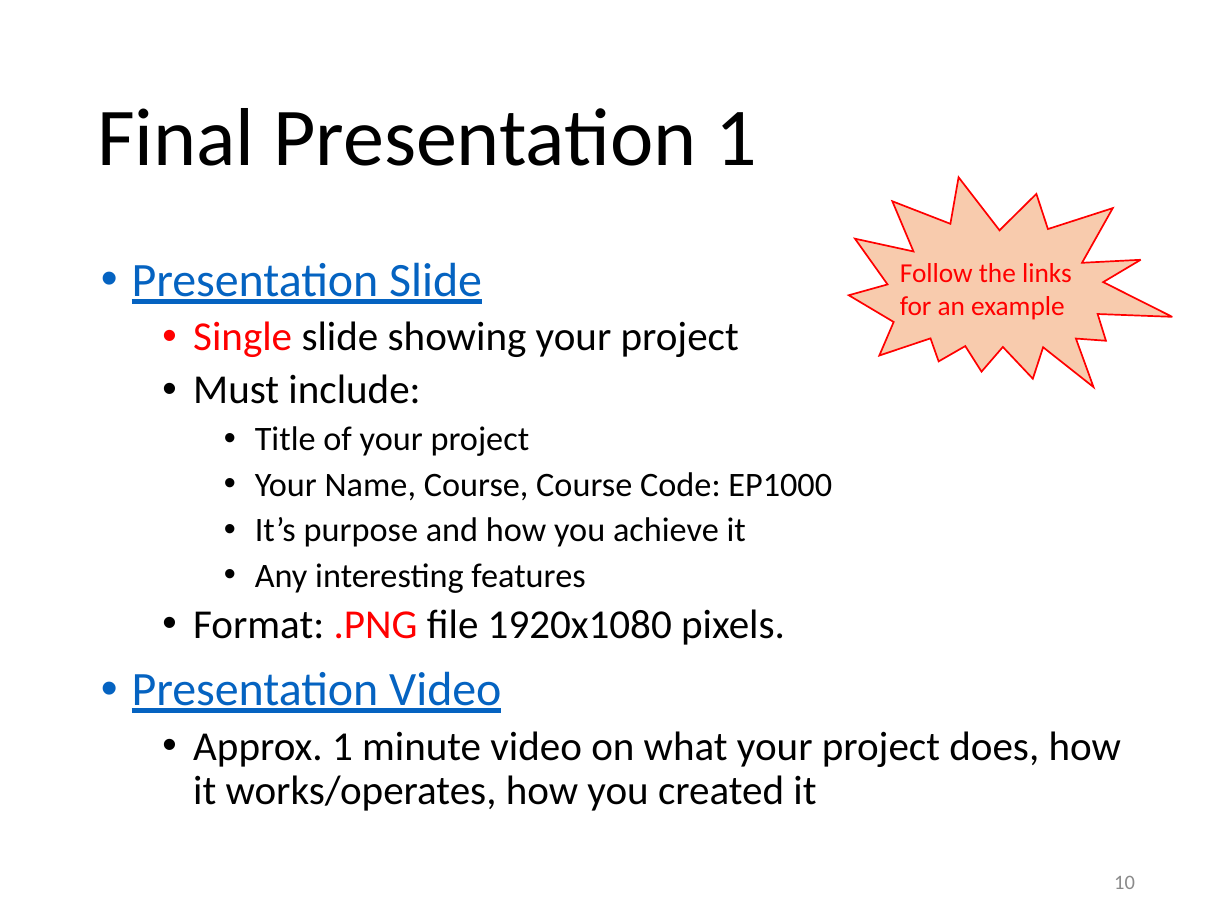
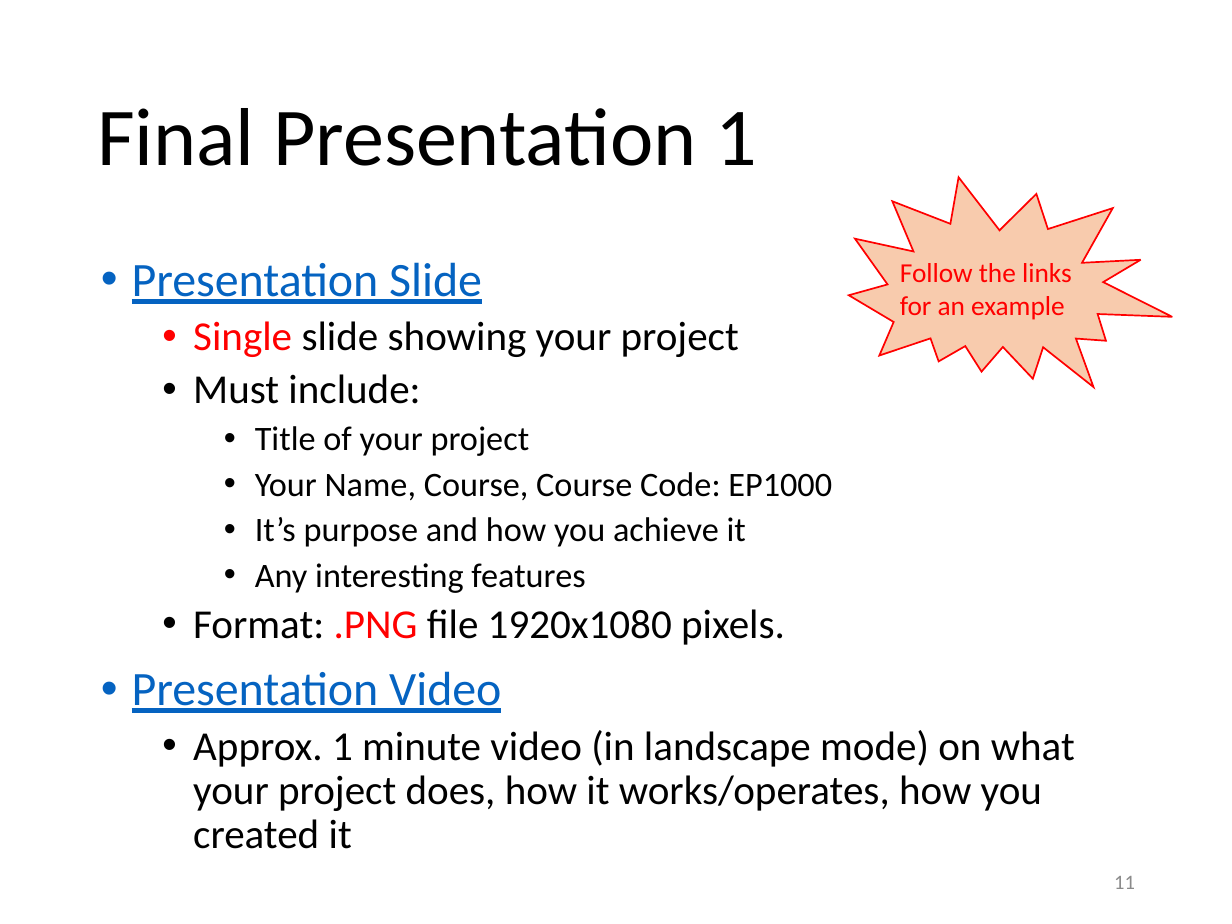
Before and after one commit to RDorville/digfab, a slide deck: slide 11 of presentations/ep1000_finalpresentation/ep1000_finalpresentation.pptx (slide 10 before the commit). Drawn at 1232x924 pixels with LibreOffice and Linux fonts; fonts in the diff are those of the drawing; background and template pictures are left out. Boxes give left, top, right and bottom in pixels: in the first picture for what was removed or moved away, otherwise in the second. Text is boxed around its words. In the diff, an @@ line names an element or a change of style, - is before the commit and + after.

```diff
--- a/presentations/ep1000_finalpresentation/ep1000_finalpresentation.pptx
+++ b/presentations/ep1000_finalpresentation/ep1000_finalpresentation.pptx
@@ text at [193, 730, 1075, 849]: text changed @@
-  • Approx. 1 minute video on what your project does, how it works/operates, how you created it
+  • Approx. 1 minute video (in landscape mode) on what your project does, how it works/operates, how you created it
@@ page number at [1114, 876, 1135, 889]: text changed @@
-10
+11
```
Also in this commit, not shown: 2 other slides changed, 1 slide added, 4 other files.
